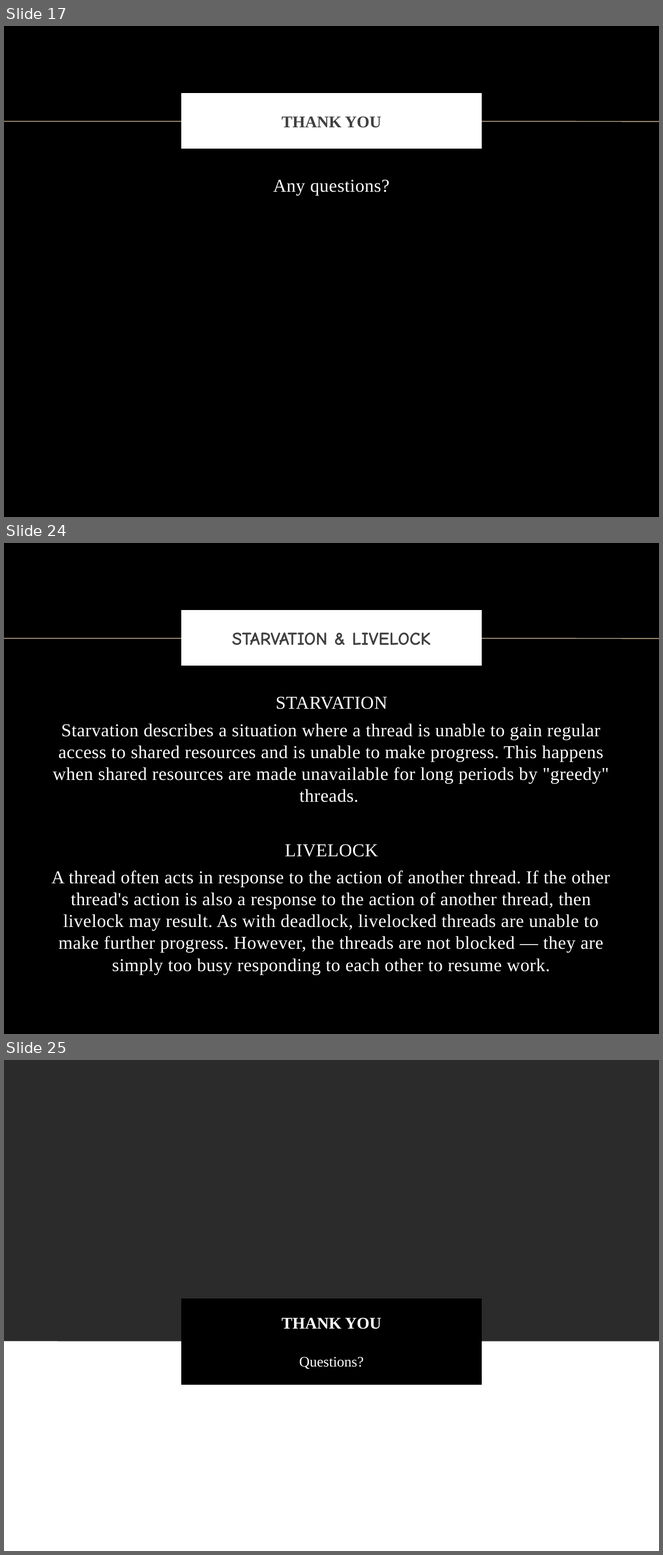
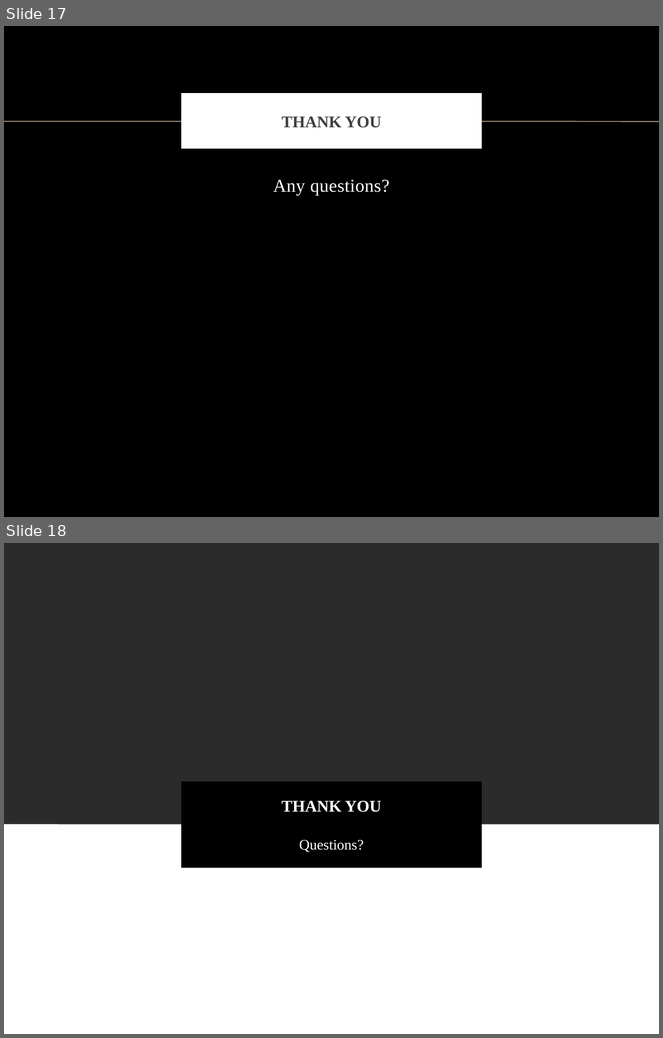
Before and after one commit to vong-srey/Paravantage, a slide deck: Deadlock.pptx. Shown one above the other, each under a label of ours: slides 17, 24 and 25 before the commit, slides 17 and 18 after it; the slides between them are not shown. The pictures are 663x1555 and 663x1038 pixels, drawn with LibreOffice and Linux fonts; fonts in the diff are those of the drawing; background and template pictures are left out; a plain dark background stands for a picture behind light text. Boxes give left, top, right and bottom in pixels: in the first picture for what was removed or moved away, otherwise in the second. Text is boxed around its words. In the diff, an @@ line names an element or a change of style, - is before the commit and + after.

```diff
--- a/Deadlock.pptx
+++ b/Deadlock.pptx
@@ slide 24 removed at [4,543,659,1034], background picture (left out); not listed: 1 template element that a slide beside it also shows @@
@@ title removed at [184,613,479,664] @@
-STARVATION & LIVELOCK
@@ text removed at [51,696,610,975] @@
-STARVATION
-Starvation describes a situation where a thread is unable to gain regular access to shared resources and is unable to make progress. This happens when shared resources are made unavailable for long periods by "greedy" threads.
-LIVELOCK
-A thread often acts in response to the action of another thread. If the other thread's action is also a response to the action of another thread, then livelock may result. As with deadlock, livelocked threads are unable to make further progress. However, the threads are not blocked — they are simply too busy responding to each other to resume work.
@@ what was slide 25 is now slide 18 @@
```
Also in this commit, not shown: 6 other slides removed.
